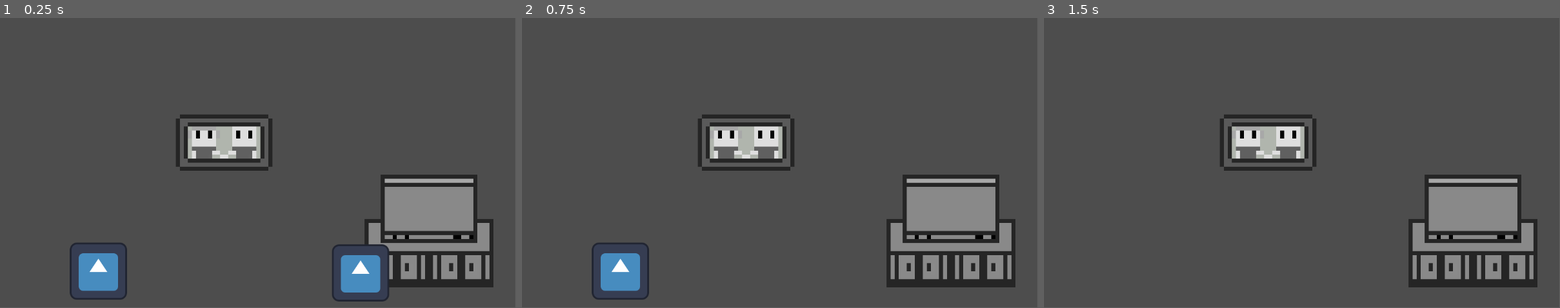
Above: before the commit, frames 1-3 (left to right).
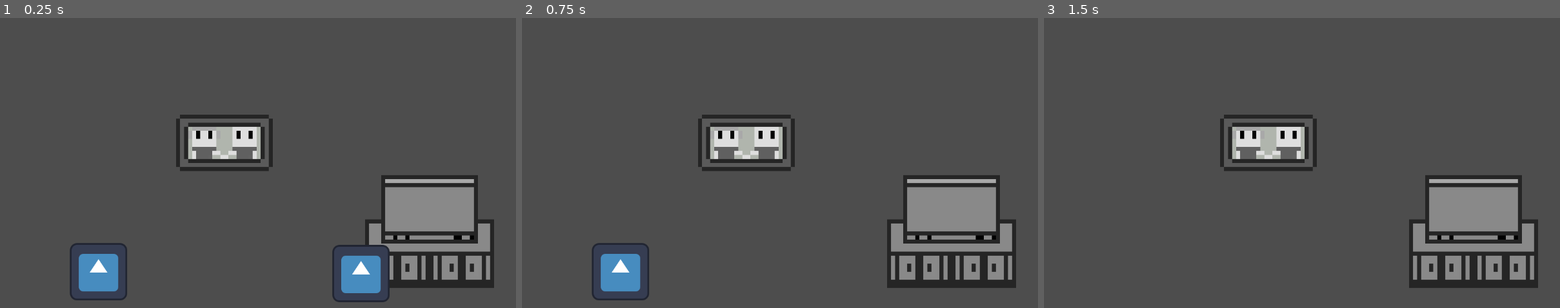
Above: after the commit, the same moments.

Repository: discordLC/Scream-Secret-Game-Jam
Game: Godot game, scene res://Scenes/World/room_1.tscn
Two runs of this game, one before a commit and one after it. Both use one fixed random seed, a clock stepped at 60 frames per second and the inputs below. The project has no main scene, so this scene is started directly. The engine's default icon, where the game draws it, is replaced by a stand-in: a white triangle on a blue panel in a dark square.
Inputs (mouse positions are in pixels of both pictures, inside the frame that each line leads up to):
- Up to frame 1 (0.25 s): no input
- Up to frame 2 (0.75 s): tap Enter at 0.5 s; move the mouse to (883, 273) at 0.52 s; click (883, 273) at 0.67 s
- Up to frame 3 (1.5 s): tap Space at 1.25 s; move the mouse to (1142, 270) at 1.27 s; click (1142, 270) at 1.42 s
The window is 799x449 before the commit and 800x450 after it. Grey fills any space a smaller window leaves; there, only what the larger window draws over its background counts as a difference.

The runs differ from the first frame. In frame 1, 1.4% of the frame differs, in the area x 13-96%, y 33-98%; in frame 2, 1.3%; in frame 3, 1.2%.

Commit message:
Camera and Game Manager
Added a camera to the main scene and has done a game manager script that will handle all the external things on the scene. (e.g transitions, cameras)

Diff:
--- a/Scenes/Environment/changing_picture.tscn
+++ b/Scenes/Environment/changing_picture.tscn
@@ -1,6 +1,6 @@
 [gd_scene load_steps=5 format=3 uid="uid://bn6ndatau34gr"]
 
-[ext_resource type="Script" path="res://Scripts/Items/sprite_manager.gd" id="1_xxxdb"]
+[ext_resource type="Script" path="res://Scripts/Managers/sprite_manager.gd" id="1_xxxdb"]
 [ext_resource type="Texture2D" uid="uid://4uuoej7qlxtm" path="res://Sprites/Placeholder/Picture.png" id="2_rhm7n"]
 [ext_resource type="Texture2D" uid="uid://cxk2seurhoyct" path="res://Sprites/Placeholder/Picture Change.png" id="3_5ljuc"]
 [ext_resource type="Texture2D" uid="uid://b3qeyqfclvfwr" path="res://Sprites/Placeholder/Picture Change Godot.png" id="4_fgnwi"]
--- a/Scenes/Environment/changing_tv.tscn
+++ b/Scenes/Environment/changing_tv.tscn
@@ -1,6 +1,6 @@
 [gd_scene load_steps=4 format=3 uid="uid://de0bl7qko5b6o"]
 
-[ext_resource type="Script" path="res://Scripts/Items/sprite_manager.gd" id="1_q7cmh"]
+[ext_resource type="Script" path="res://Scripts/Managers/sprite_manager.gd" id="1_q7cmh"]
 [ext_resource type="Texture2D" uid="uid://d4hyuavqc6p2r" path="res://Sprites/Placeholder/TV OFF.png" id="2_euc2o"]
 [ext_resource type="Texture2D" uid="uid://b7euw7033dhck" path="res://Sprites/Placeholder/TV ON.png" id="3_mrifl"]
 
--- a/Scenes/World/room_1.tscn
+++ b/Scenes/World/room_1.tscn
@@ -1,22 +1,32 @@
-[gd_scene load_steps=4 format=3 uid="uid://d3evodr7e3268"]
+[gd_scene load_steps=5 format=3 uid="uid://d3evodr7e3268"]
 
 [ext_resource type="PackedScene" uid="uid://bn6ndatau34gr" path="res://Scenes/Environment/changing_picture.tscn" id="1_cmt2h"]
+[ext_resource type="Script" path="res://Scripts/Managers/game_manager.gd" id="1_xwnrg"]
 [ext_resource type="PackedScene" uid="uid://de0bl7qko5b6o" path="res://Scenes/Environment/changing_tv.tscn" id="2_8qgex"]
 [ext_resource type="PackedScene" uid="uid://buakxy8kmqr2d" path="res://Scenes/Environment/clickable_item.tscn" id="3_mond5"]
 
 [node name="Room_1" type="Node2D"]
+script = ExtResource("1_xwnrg")
 
-[node name="ClickableItem" parent="." instance=ExtResource("3_mond5")]
+[node name="SubViewport" type="SubViewport" parent="."]
+size = Vector2i(1920, 1080)
+
+[node name="Camera2D2" type="Camera2D" parent="SubViewport"]
+position = Vector2(580, 323)
+
+[node name="Environment" type="Node2D" parent="."]
+
+[node name="Changing_TV" parent="Environment" instance=ExtResource("2_8qgex")]
+position = Vector2(959, 459)
+
+[node name="Changing Picture" parent="Environment" instance=ExtResource("1_cmt2h")]
+position = Vector2(501, 279)
+
+[node name="ClickableItem" parent="Environment" instance=ExtResource("3_mond5")]
 z_index = 1
 position = Vector2(806, 571)
 
-[node name="ClickableItem2" parent="." instance=ExtResource("3_mond5")]
+[node name="ClickableItem2" parent="Environment" instance=ExtResource("3_mond5")]
 z_index = 1
 position = Vector2(220, 567)
 item_type = 1
-
-[node name="Changing Picture" parent="." instance=ExtResource("1_cmt2h")]
-position = Vector2(501, 279)
-
-[node name="Changing_TV" parent="." instance=ExtResource("2_8qgex")]
-position = Vector2(959, 459)
--- /dev/null
+++ b/Scenes/World/room_2.tscn
@@ -0,0 +1,3 @@
+[gd_scene format=3 uid="uid://dwddgwrfk83d3"]
+
+[node name="Room_2" type="Node2D"]
--- a/Scenes/player.tscn
+++ b/Scenes/player.tscn
@@ -8,13 +8,6 @@
 "speed": 5.0
 }]
 
-[sub_resource type="RectangleShape2D" id="RectangleShape2D_5u6h7"]
-
-[node name="Player" type="CharacterBody2D"]
-
-[node name="AnimatedSprite2D" type="AnimatedSprite2D" parent="."]
-sprite_frames = SubResource("SpriteFrames_o2ds6")
+[node name="Player" type="AnimatedSprite2D"]
+sprite_frames = SubResource("SpriteFrames_6fijs")
 animation = &"idle"
-
-[node name="CollisionShape2D" type="CollisionShape2D" parent="."]
-shape = SubResource("RectangleShape2D_5u6h7")
--- a/Scripts/Items/clickable_item.gd
+++ b/Scripts/Items/clickable_item.gd
@@ -29,7 +29,7 @@
 	# Connecting Area2D to itself through code in _ready() rather than creating more work through Node :D
 	self.input_event.connect(_on_input_event)
 
-func _on_input_event(viewport: Viewport, event: InputEvent, shape_idx: int):
+func _on_input_event(_viewport: Viewport, event: InputEvent, _shape_idx: int):
 	if event is InputEventMouseButton and event.pressed:
 		print(click_message)
 		queue_free()
--- /dev/null
+++ b/Scripts/Managers/game_manager.gd
@@ -0,0 +1,26 @@
+extends Node2D
+
+var aspect_ratio_width: int = 16
+var aspect_ratio_height: int = 9
+var viewport: Viewport
+
+func _ready():
+	viewport = $SubViewport
+	update_aspect_ratio()
+
+func update_aspect_ratio():
+	var screen_size = get_viewport().size
+	var screen_aspect = screen_size.x / screen_size.y
+	var target_aspect = aspect_ratio_width / aspect_ratio_height
+
+	if screen_aspect > target_aspect:
+		# Screen is wider than the target aspect ratio
+		var new_width = int(screen_size.y * target_aspect)
+		viewport.size = Vector2i(new_width, int(screen_size.y))
+	else:
+		# Screen is taller than the target aspect ratio
+		var new_height = int(screen_size.x / target_aspect)
+		viewport.size = Vector2i(int(screen_size.x), new_height)
+
+	# Ensure viewport size is properly updated with integer values
+	viewport.size = Vector2i(viewport.size.x, viewport.size.y)
--- a/project.godot
+++ b/project.godot
@@ -14,6 +14,10 @@
 config/features=PackedStringArray("4.3", "Forward Plus")
 config/icon="res://icon.svg"
 
+[display]
+
+window/stretch/mode="viewport"
+
 [file_customization]
 
 folder_colors={
Not shown: 1 places in Scenes/player.tscn that only renumber resources
Renamed: Scripts/Items/sprite_manager.gd -> Scripts/Managers/sprite_manager.gd
